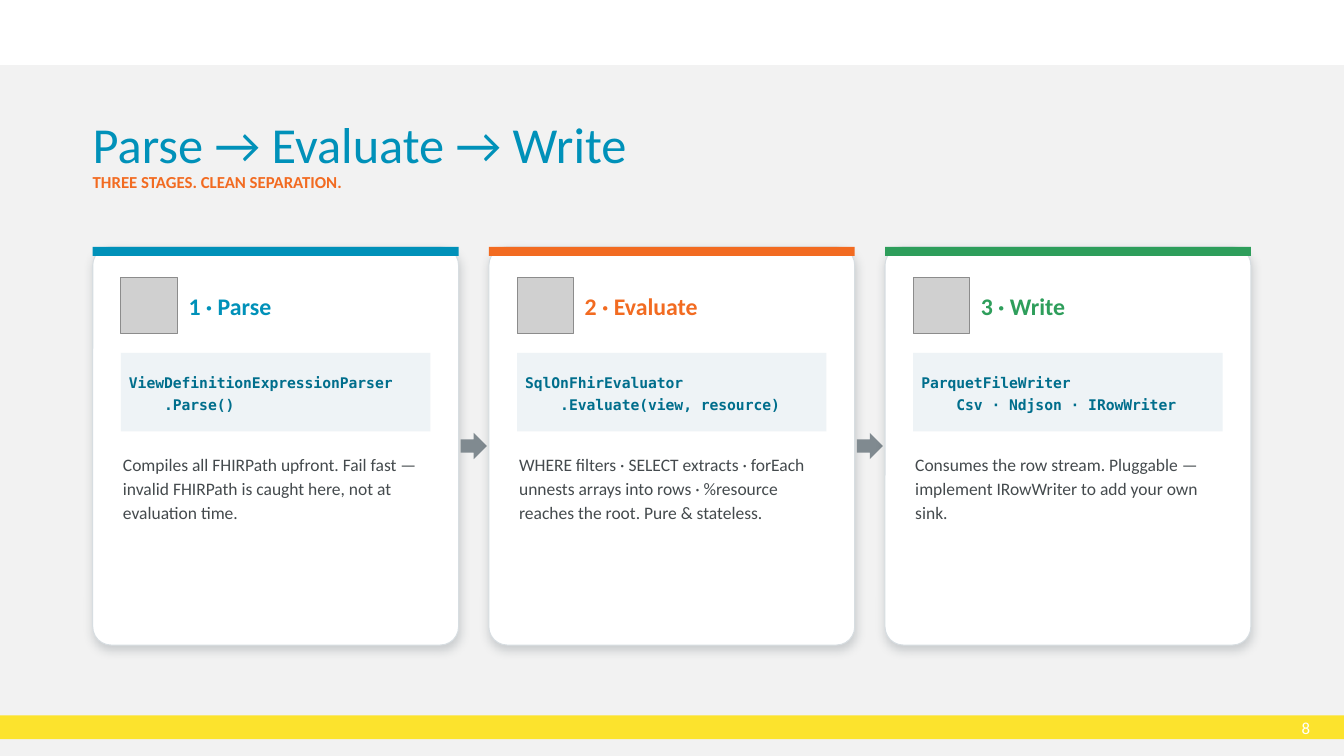
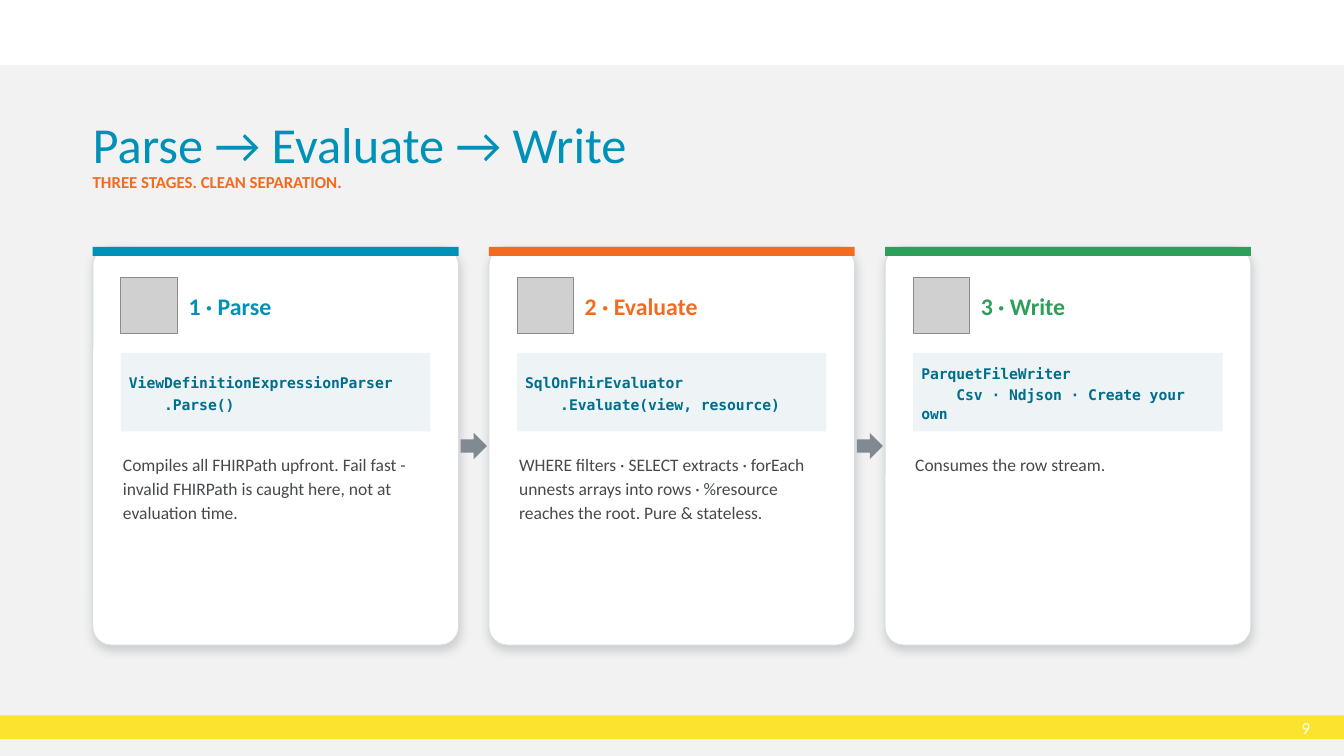
Before and after one commit to brendankowitz/FHIRDevDays2026, a slide deck: slide 9 of talks/talk1-sql-on-fhir/DD26_CT_260616_Brendan-Kowitz_SqlOnFhir.pptx (slide 8 before the commit). Drawn at 1344x756 pixels with LibreOffice and Linux fonts; fonts in the diff are those of the drawing; grey boxes stand for pictures; background and template pictures are left out. Boxes give left, top, right and bottom in pixels: in the first picture for what was removed or moved away, otherwise in the second. Text is boxed around its words. In the diff, an @@ line names an element or a change of style, - is before the commit and + after.

```diff
--- a/talks/talk1-sql-on-fhir/DD26_CT_260616_Brendan-Kowitz_SqlOnFhir.pptx
+++ b/talks/talk1-sql-on-fhir/DD26_CT_260616_Brendan-Kowitz_SqlOnFhir.pptx
@@ text at (921, 388, 1185, 420): text changed @@
-Csv · Ndjson · IRowWriter
+Csv · Ndjson · Create your own
@@ text at (915, 459, 1105, 471): text changed @@
-Consumes the row stream. Pluggable — implement IRowWriter to add your own sink.
+Consumes the row stream.
@@ page number at (1302, 723, 1310, 734): text changed @@
-8
+9
```
Also in this commit, not shown: 7 other slides changed, 2 slides added.
